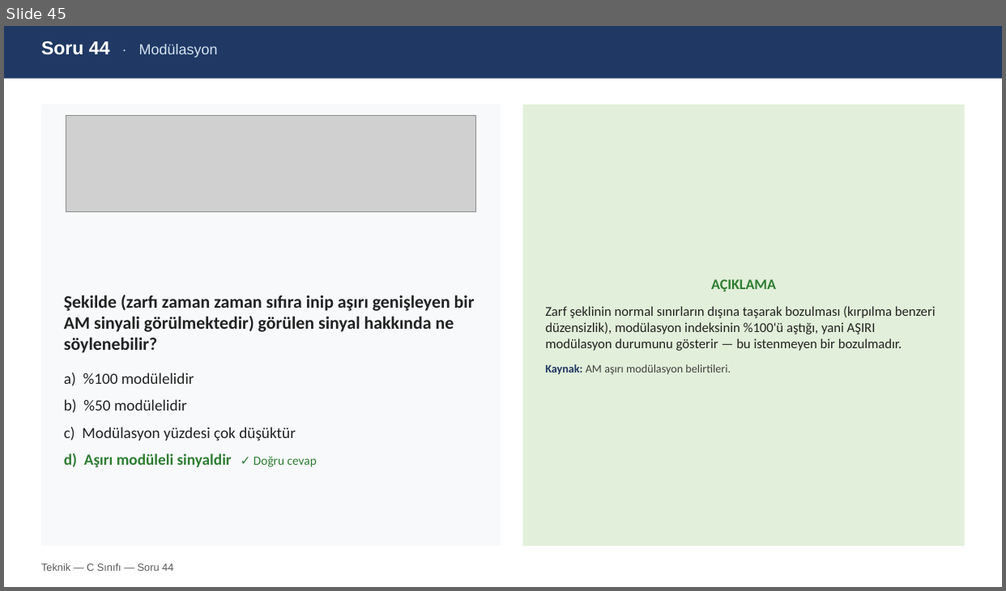
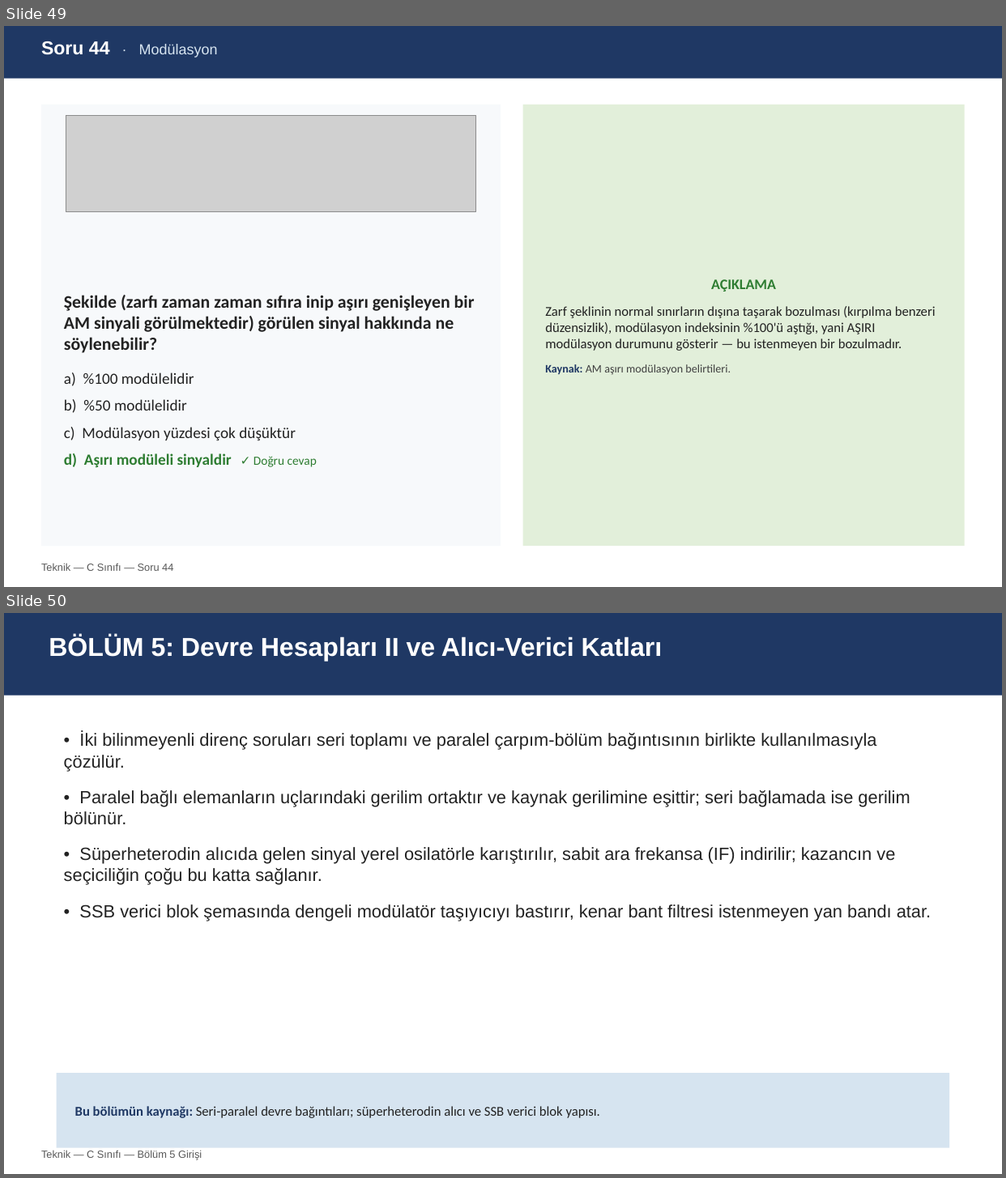
Before and after one commit to TA3HRJ/amator-telsiz-egitimi, a slide deck: Amator_Telsizcilik_C_Teknik_Sinav_Hazirlik_v1.0.pptx. Shown one above the other, each under a label of ours: slide 45 before the commit, slides 49 and 50 after it. The pictures are 1006x591 and 1006x1178 pixels, drawn with LibreOffice and Linux fonts; fonts in the diff are those of the drawing; grey boxes stand for pictures. Boxes give left, top, right and bottom in pixels: in the first picture for what was removed or moved away, otherwise in the second. Text is boxed around its words. In the diff, an @@ line names an element or a change of style, - is before the commit and + after.

```diff
--- a/Amator_Telsizcilik_C_Teknik_Sinav_Hazirlik_v1.0.pptx
+++ b/Amator_Telsizcilik_C_Teknik_Sinav_Hazirlik_v1.0.pptx
@@ slide 50 added at [4, 613, 1002, 1174], background #FFFFFF @@
@@ rectangle added at [4, 613, 1002, 696], fill #1F3864 @@
@@ text added at [49, 635, 663, 661], 25 pt, text #FFFFFF, bold @@
+BÖLÜM 5: Devre Hesapları II ve Alıcı-Verici Katları
@@ text added at [64, 733, 931, 921], 17 pt, text #222222 @@
+• İki bilinmeyenli direnç soruları seri toplamı ve paralel çarpım-bölüm bağıntısının birlikte kullanılmasıyla çözülür.
+• Paralel bağlı elemanların uçlarındaki gerilim ortaktır ve kaynak gerilimine eşittir; seri bağlamada ise gerilim bölünür.
+• Süperheterodin alıcıda gelen sinyal yerel osilatörle karıştırılır, sabit ara frekansa (IF) indirilir; kazancın ve seçiciliğin çoğu bu katta sağlanır.
+• SSB verici blok şemasında dengeli modülatör taşıyıcıyı bastırır, kenar bant filtresi istenmeyen yan bandı atar.
@@ rectangle added at [57, 1073, 949, 1148], fill #D6E4F0, 13 pt, text #222222 @@
+Bu bölümün kaynağı: Seri-paralel devre bağıntıları; süperheterodin alıcı ve SSB verici blok yapısı.
@@ text added at [41, 1150, 202, 1161], 10 pt, text #595959 @@
+Teknik — C Sınıfı — Bölüm 5 Girişi
@@ what was slide 45 is now slide 49 @@
```
Also in this commit, not shown: 11 other slides added, 5 other files.
